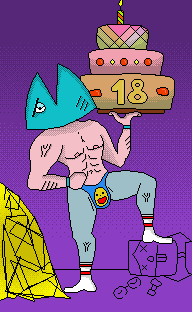
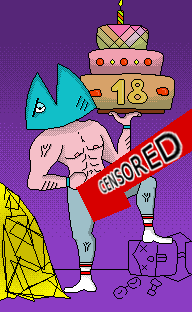
Layer changes from the first (192, 312) image to the second:
added layer "Capa #1" above "Capa" over [97, 130, 184, 195]
added layer "Capa" above "Pasted Layer #1" over [76, 109, 192, 222]
painted on "Pasted Layer #1" over [75, 173, 156, 290]
